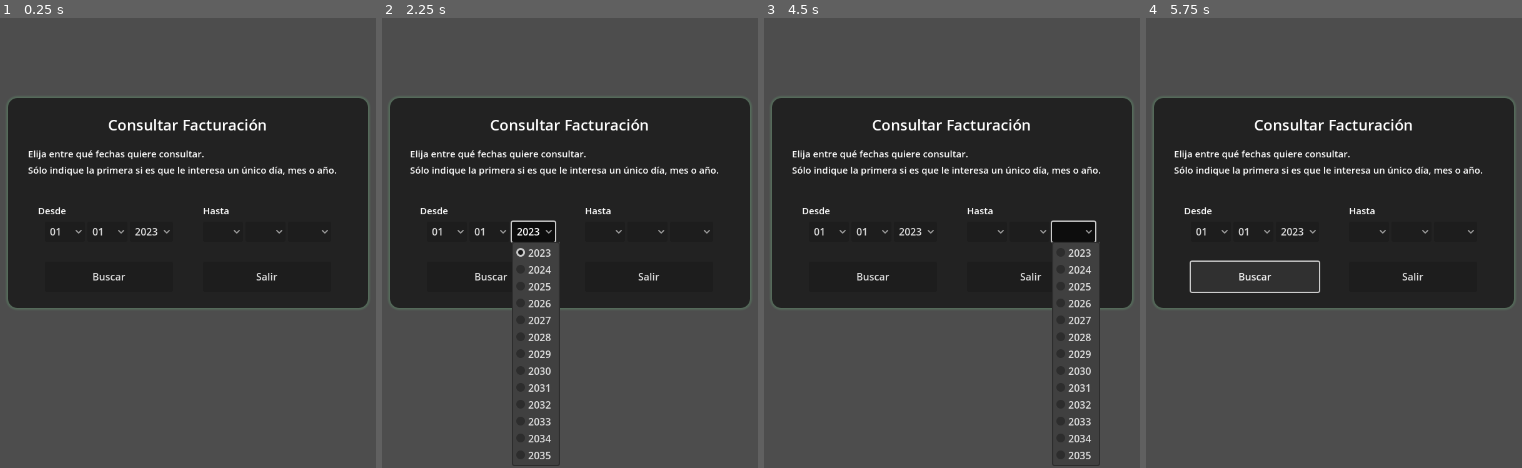
Above: before the commit, frames 1-4 (left to right).
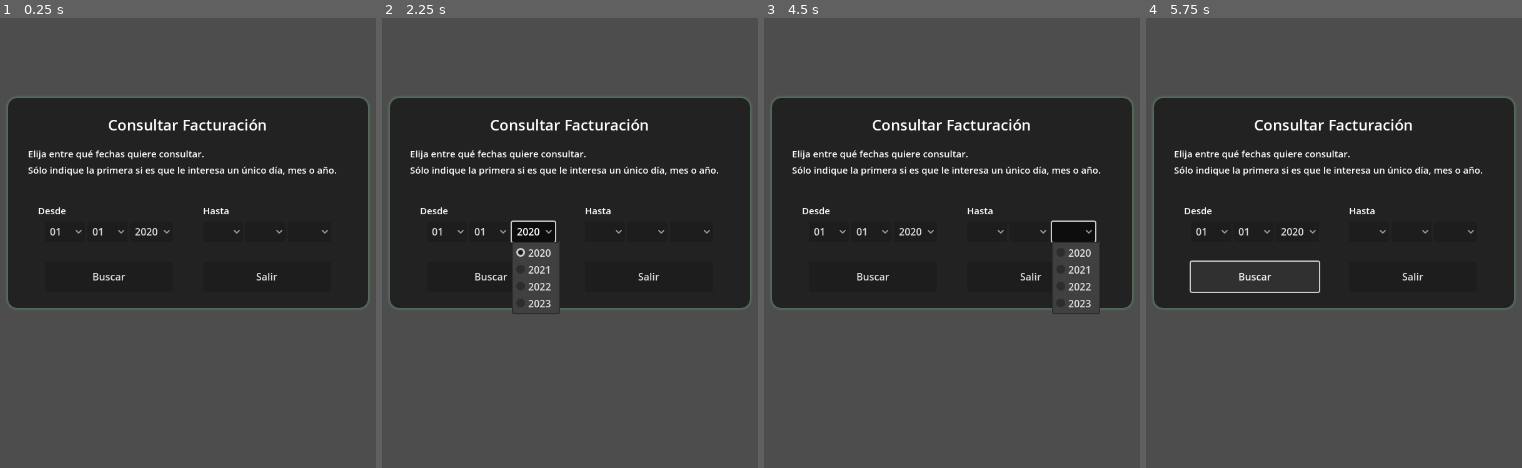
Above: after the commit, the same moments.

Repository: FaArMa/SGG-GDEng
Game: Godot game, scene res://scenes/billing_menu_scene/billing_menu_scene.tscn
Same seed, same stepped clock (60 frames per second), same inputs: the game is played once before the commit and once after it. This scene is started directly instead of the project's main scene.
Inputs (mouse positions are in pixels of both pictures, inside the frame that each line leads up to):
- Up to frame 1 (0.25 s): no input
- Up to frame 2 (2.25 s): click "01" at 0.5 s; click "01" at 1.25 s; click "2023" (after the commit: "2020") at 2 s
- Up to frame 3 (4.5 s): click (985, 234) at 2.75 s; click (1030, 234) at 3.5 s; click (1072, 234) at 4.25 s
- Up to frame 4 (5.75 s): click "Buscar" at 5 s

The runs differ from the first frame. In frame 1, less than 0.1% of the frame differs, in the area x 40-43%, y 46-49%; in frame 2, 1.1%; in frame 3, 1.1%, in the area x 40-90%, y 46-100%; in frame 4, less than 0.1%.

Commit message:
Facturación: Corregida búsqueda duplicada

Diff:
--- a/SGG/Database_Content.gd
+++ b/SGG/Database_Content.gd
@@ -122,10 +122,10 @@
 		bill_list.clear()
 
 		var bill_array = result.split(",")
-		var items_per_bill = 4
+		var items_per_bill = 5
 		var total_bills = bill_array.size()
 		for i in total_bills:
 			if (i % items_per_bill):
 				continue
-			bill_list[bill_array[i]] = [bill_array[i+1], bill_array[i+2], bill_array[i+3]]
+			bill_list[bill_array[i]] = [bill_array[i+1], bill_array[i+2], bill_array[i+3], bill_array[i+4]]
 		EventBus.emit_signal("billing_list_updated")
--- a/SGG/scenes/billing_menu_scene/billing_menu_scene.gd
+++ b/SGG/scenes/billing_menu_scene/billing_menu_scene.gd
@@ -35,7 +35,7 @@
 			From_Month.add_item("%d" % i)
 			To_Month.add_item("%d" % i)
 
-	for i in range(2023, 2036):
+	for i in range(2020, 2024):
 		From_Year.add_item("%d" % i)
 		To_Year.add_item("%d" % i)
 
@@ -71,12 +71,12 @@
 	var total_amount = 0
 
 	for i in bills_in_search.keys():
-		Search_Items.add_item(i)
 		Search_Items.add_item(bills_in_search[i][0])
 		Search_Items.add_item(bills_in_search[i][1])
 		Search_Items.add_item(bills_in_search[i][2])
+		Search_Items.add_item(bills_in_search[i][3])
 
-		total_amount = total_amount + bills_in_search[i][1].to_int()
+		total_amount = total_amount + bills_in_search[i][2].to_int()
 
 	Search_Summary.text = "Facturas en período: %d\nTotal Facturado: %.2f" % [bills_in_search.size(), total_amount]
 
